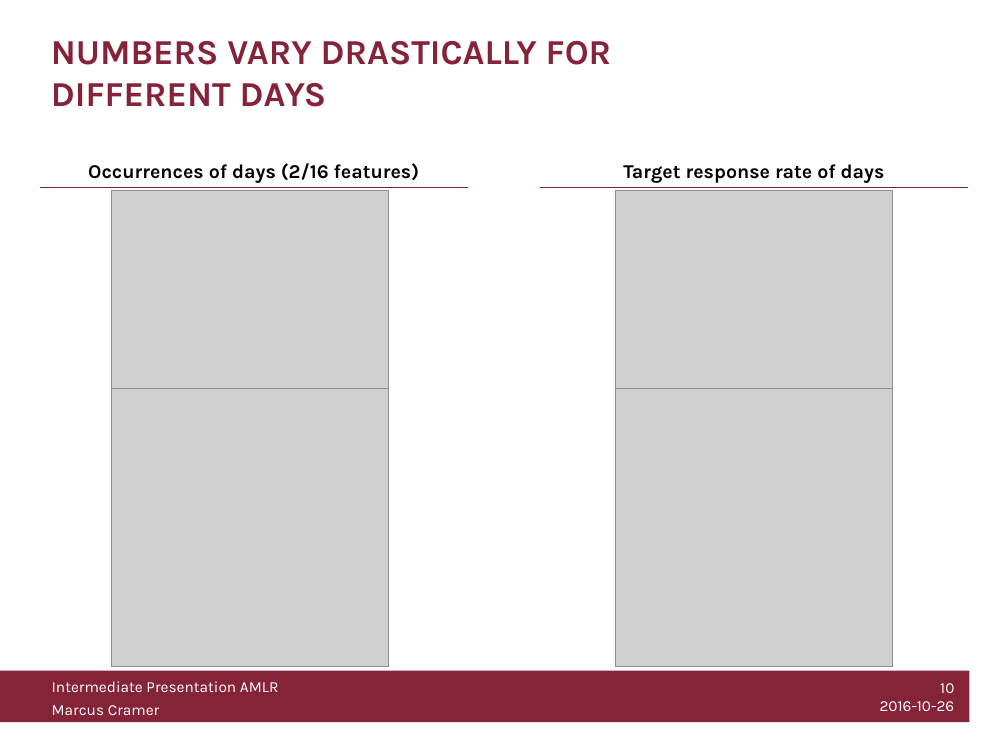
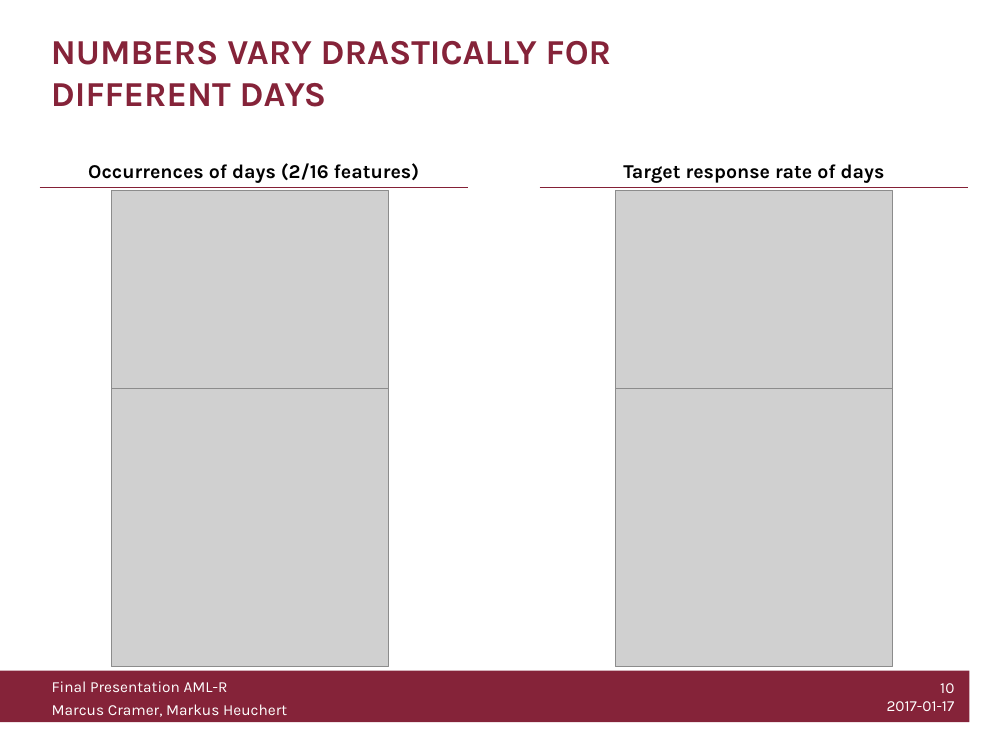
Before and after one commit to knusperman/AML_Springleaf, a slide deck: slide 10 of Presentation/Data cleaning and inspection.pptx. Drawn at 1008x756 pixels with LibreOffice and Linux fonts; fonts in the diff are those of the drawing; grey boxes stand for pictures; background and template pictures are left out. Boxes give left, top, right and bottom in pixels: in the first picture for what was removed or moved away, otherwise in the second. Text is boxed around its words. In the diff, an @@ line names an element or a change of style, - is before the commit and + after.

```diff
--- a/Presentation/Data cleaning and inspection.pptx
+++ b/Presentation/Data cleaning and inspection.pptx
@@ text at bbox=[52, 681, 287, 717]: text changed @@
-Intermediate Presentation AMLR
-Marcus Cramer
+Final Presentation AML-R
+Marcus Cramer, Markus Heuchert
@@ text at bbox=[887, 683, 955, 711]: text changed @@
-10
-2016-10-26
+10
+2017-01-17
```
Also in this commit, not shown: 26 other slides changed, 2 slides added, 1 slide removed, 5 other files.
